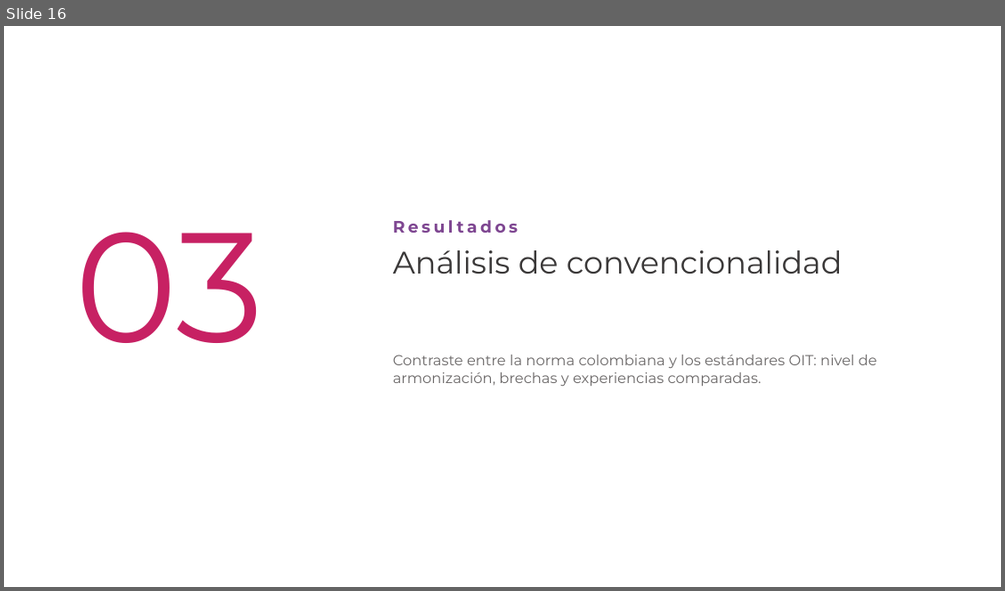
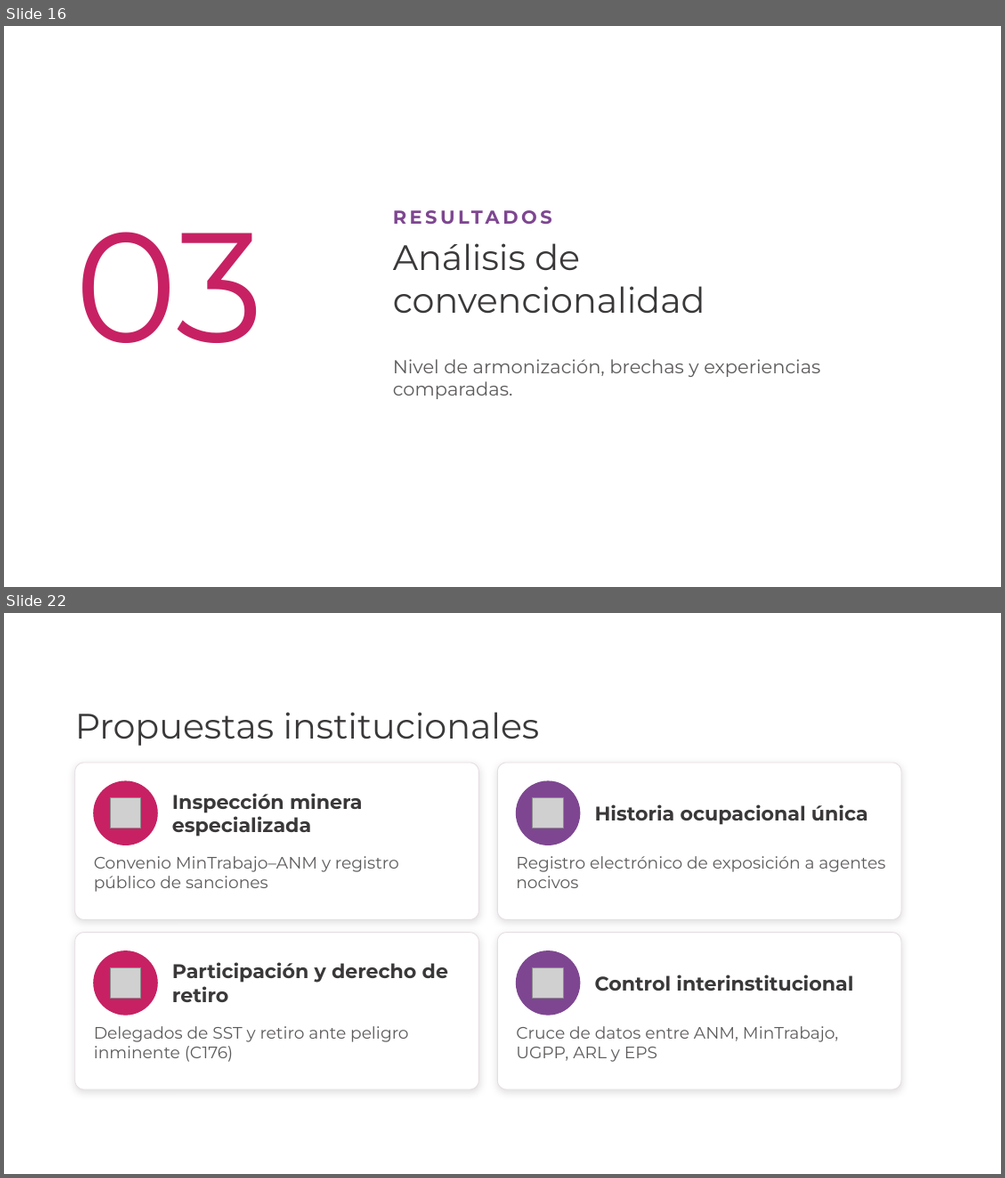
Before and after one commit to davidpinto01222003-jpg/EXTRAPROCESAL, a slide deck: sustentacion/Sustentacion_Pensiones_Riesgos_Laborales_Mineria_UPB.pptx. Shown one above the other, each under a label of ours: slide 16 before the commit, slides 16 and 22 after it; the slides between them are not shown. The pictures are 1005x591 and 1005x1178 pixels, drawn with LibreOffice and Linux fonts; fonts in the diff are those of the drawing; grey boxes stand for pictures; background and template pictures are left out. Boxes give left, top, right and bottom in pixels: in the first picture for what was removed or moved away, otherwise in the second. Text is boxed around its words. In the diff, an @@ line names an element or a change of style, - is before the commit and + after.

```diff
--- a/sustentacion/Sustentacion_Pensiones_Riesgos_Laborales_Mineria_UPB.pptx
+++ b/sustentacion/Sustentacion_Pensiones_Riesgos_Laborales_Mineria_UPB.pptx
@@ slide 22 added at (4, 613, 1001, 1174), background picture (left out) @@
@@ text added at (75, 712, 540, 746), 34 pt, text #3A3838 @@
+Propuestas institucionales
@@ rounded rectangle added at (75, 763, 479, 919), fill #FFFFFF, outline #E6DDE3 0.75 pt @@
@@ rounded rectangle added at (498, 763, 901, 919), fill #FFFFFF, outline #E6DDE3 0.75 pt @@
@@ ellipse added at (94, 781, 157, 844), fill #C72163, outline #C72163 1 pt @@
@@ picture added at (110, 798, 141, 828) @@
@@ text added at (172, 793, 362, 836), 19 pt, text #3A3838, bold @@
+Inspección minera especializada
@@ ellipse added at (517, 781, 580, 844), fill #7E4691, outline #7E4691 1 pt @@
@@ picture added at (533, 798, 563, 828) @@
@@ text added at (595, 804, 868, 825), 19 pt, text #3A3838, bold @@
+Historia ocupacional única
@@ text added at (94, 856, 399, 892), 16 pt, text #5E5B5B @@
+Convenio MinTrabajo–ANM y registro público de sanciones
@@ text added at (516, 856, 885, 888), 16 pt, text #5E5B5B @@
+Registro electrónico de exposición a agentes nocivos
@@ rounded rectangle added at (75, 933, 479, 1089), fill #FFFFFF, outline #E6DDE3 0.75 pt @@
@@ rounded rectangle added at (498, 933, 901, 1089), fill #FFFFFF, outline #E6DDE3 0.75 pt @@
@@ ellipse added at (94, 951, 157, 1014), fill #C72163, outline #C72163 1 pt @@
@@ ellipse added at (517, 951, 580, 1014), fill #7E4691, outline #7E4691 1 pt @@
@@ picture added at (110, 967, 141, 998) @@
@@ text added at (172, 962, 448, 1002), 19 pt, text #3A3838, bold @@
+Participación y derecho de retiro
@@ picture added at (533, 967, 563, 998) @@
@@ text added at (595, 974, 853, 991), 19 pt, text #3A3838, bold @@
+Control interinstitucional
@@ text added at (94, 1026, 409, 1062), 16 pt, text #5E5B5B @@
+Delegados de SST y retiro ante peligro inminente (C176)
@@ text added at (516, 1026, 838, 1062), 16 pt, text #5E5B5B @@
+Cruce de datos entre ANM, MinTrabajo, UGPP, ARL y EPS
@@ slide 16 changed as well @@
@@ text "Análisis de convencionalidad": place and size @@
-text "Análisis de convencionalidad" at (393, 250, 842, 273)
+text "Análisis de convencionalidad" at (393, 243, 705, 313)
@@ text "Análisis de convencionalidad" at (393, 243, 705, 313): size 30 to 34 pt @@
@@ text at (393, 220, 518, 232): text changed; size 16 to 18 pt @@
-Resultados
+RESULTADOS
@@ text at (393, 359, 820, 399): text changed; size 14 to 18 pt; text colour #6B6868 to #5E5B5B @@
-Contraste entre la norma colombiana y los estándares OIT: nivel de armonización, brechas y experiencias comparadas.
+Nivel de armonización, brechas y experiencias comparadas.
```
Also in this commit, not shown: 23 other slides changed, 1 other file.
